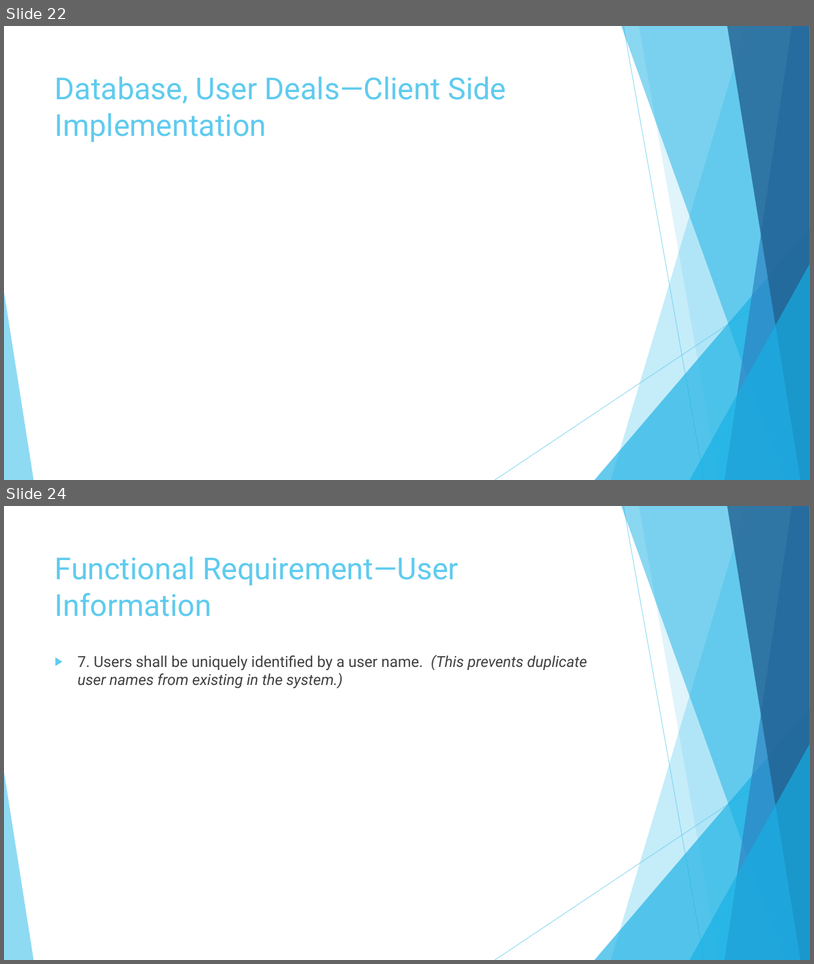
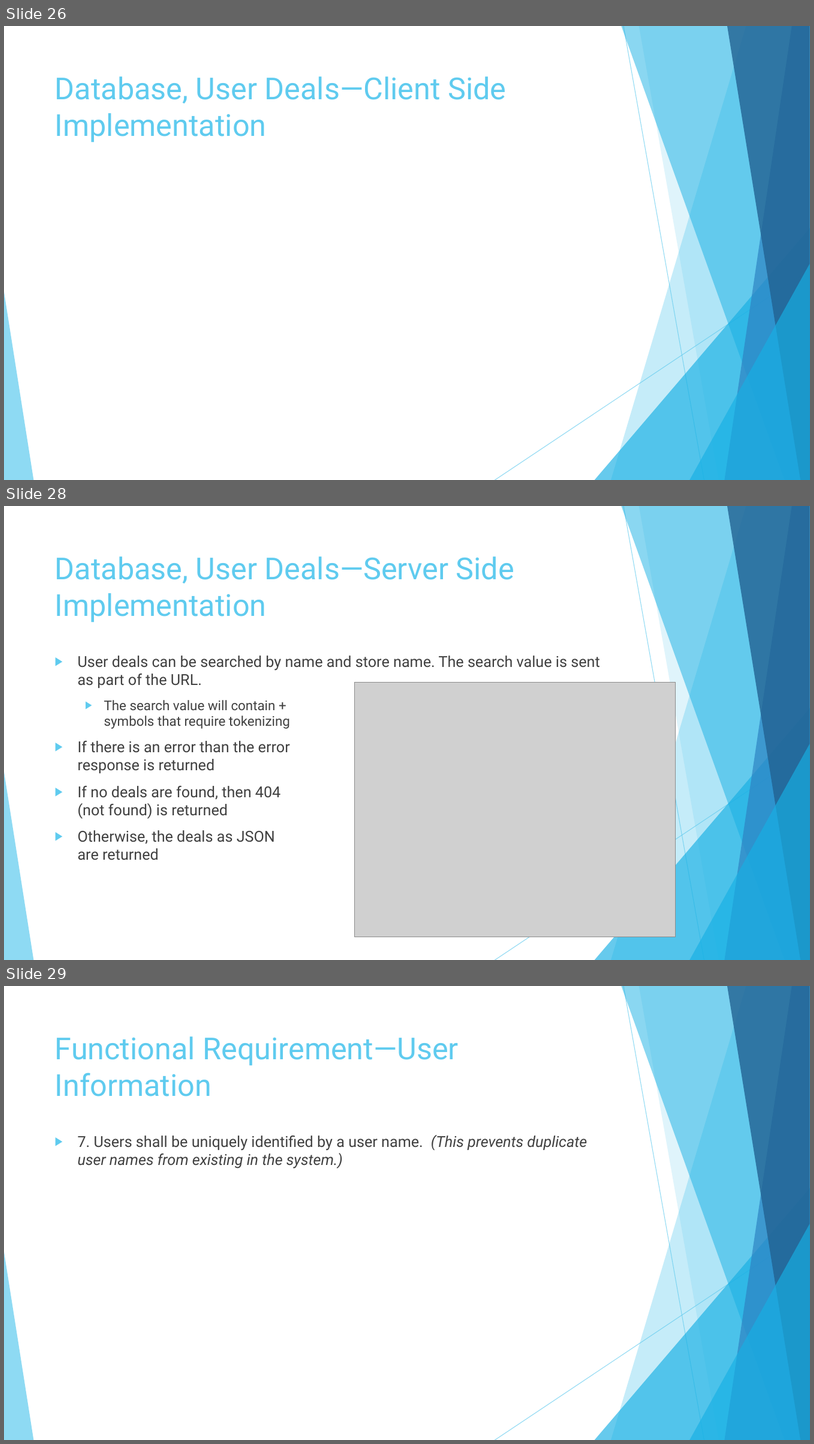
Before and after one commit to garciaac01/acs560_course_project, a slide deck: My EZ Shopper.pptx. Shown one above the other, each under a label of ours: slides 22 and 24 before the commit, slides 26, 28 and 29 after it; the slides between them are not shown. The pictures are 814x964 and 814x1444 pixels, drawn with LibreOffice and Linux fonts; fonts in the diff are those of the drawing; grey boxes stand for pictures. Boxes give left, top, right and bottom in pixels: in the first picture for what was removed or moved away, otherwise in the second. Text is boxed around its words. In the diff, an @@ line names an element or a change of style, - is before the commit and + after.

```diff
--- a/My EZ Shopper.pptx
+++ b/My EZ Shopper.pptx
@@ slide 28 added at [4,506,810,960], background #FFFFFF; not listed: 10 template elements that a slide beside it also shows @@
@@ title added at [55,556,515,622], 36 pt, text #5FCBEF @@
+Database, User Deals—Server Side Implementation
@@ text added at [78,655,600,860], 18 pt, text #404040 @@
+▶ User deals can be searched by name and store name. The search value is sent as part of the URL.
+  ▶ The search value will contain +
+    symbols that require tokenizing
+▶ If there is an error than the error
+  response is returned
+▶ If no deals are found, then 404
+  (not found) is returned
+▶ Otherwise, the deals as JSON
+  are returned
@@ picture added at [354,682,675,937] @@
@@ what was slide 22 is now slide 26 @@
@@ what was slide 24 is now slide 29 @@
```
Also in this commit, not shown: 11 slides changed, 6 other slides added, 2 slides removed.
